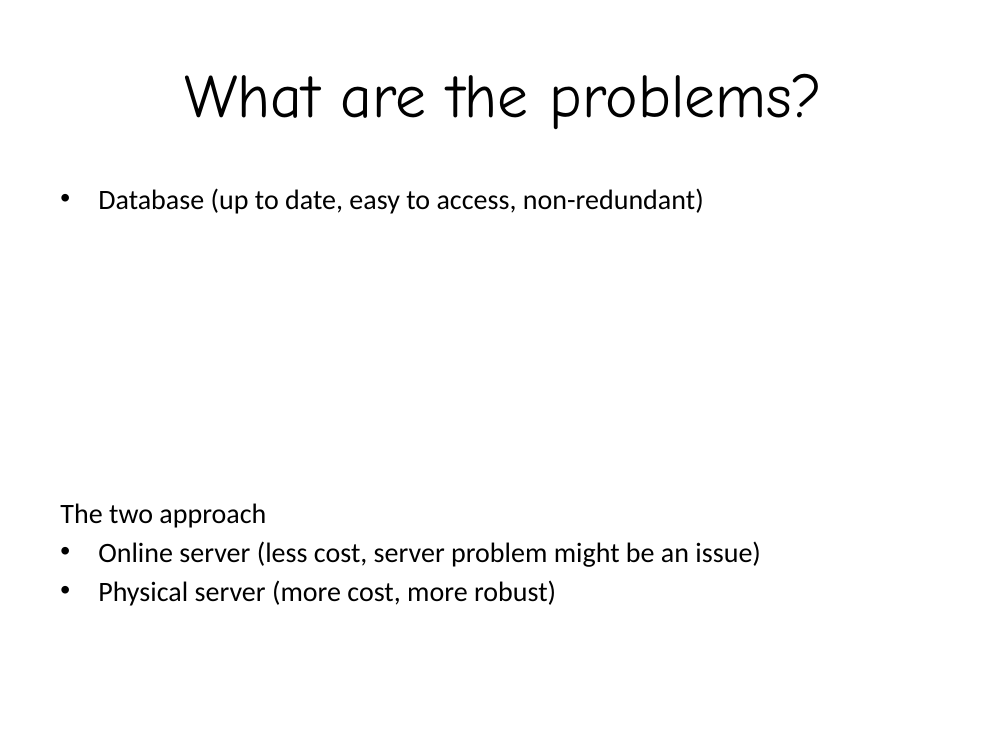
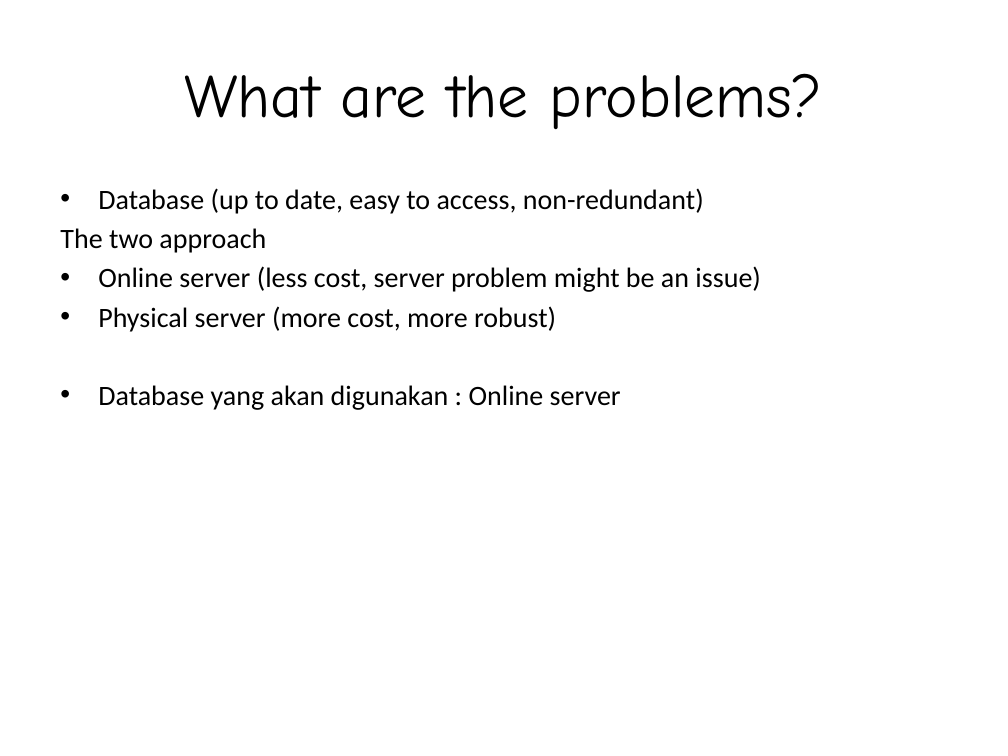
Before and after one commit to panduwcksn/MPPL-D-E08-Elmart, a slide deck: slide 7 of Draft PPT MPPL E.pptx (slide 5 before the commit). Drawn at 1008x756 pixels with LibreOffice and Linux fonts; fonts in the diff are those of the drawing; background and template pictures are left out. Boxes give left, top, right and bottom in pixels: in the first picture for what was removed or moved away, otherwise in the second. Text is boxed around its words. In the diff, an @@ line names an element or a change of style, - is before the commit and + after.

```diff
--- a/Draft PPT MPPL E.pptx
+++ b/Draft PPT MPPL E.pptx
@@ text at [98, 385, 621, 410]: paragraph added @@
+• Database yang akan digunakan : Online server
```
Also in this commit, not shown: 3 other slides changed, 4 slides added, 1 other file.
